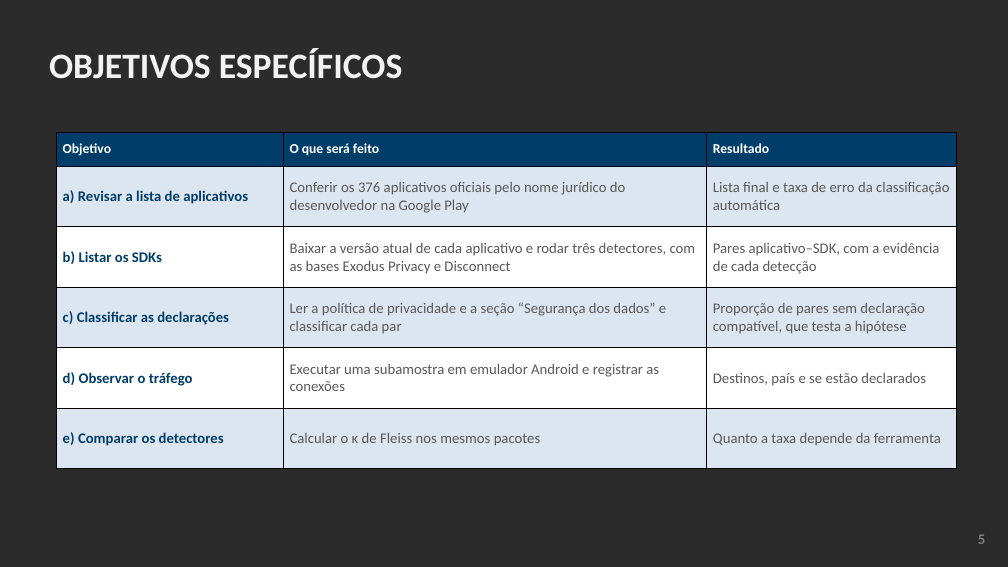
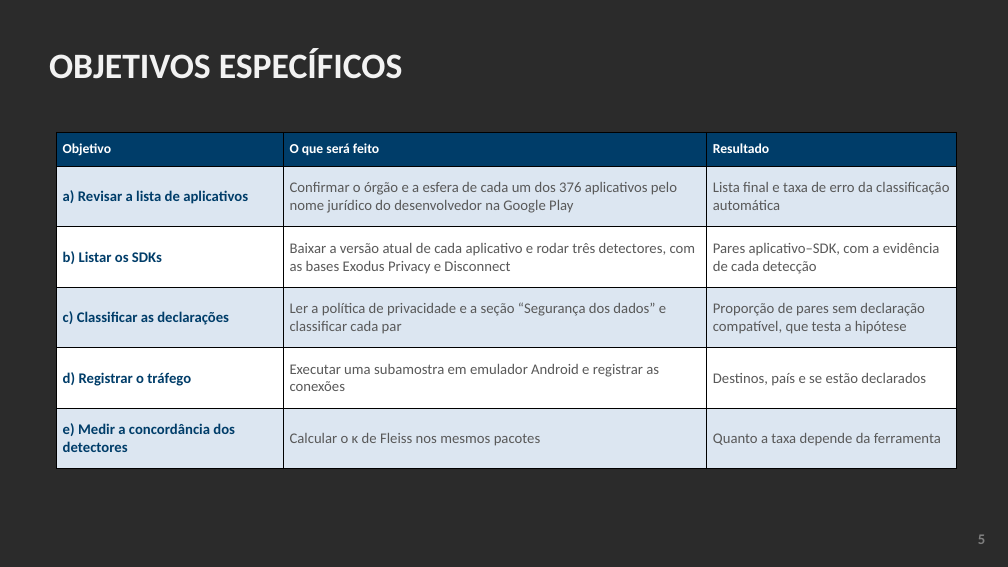
Before and after one commit to ClaudioAMF1/TCC, a slide deck: slide 5 of tcc/apresentacao/apresentacao-defesa-final.pptx. Drawn at 1008x567 pixels with LibreOffice and Linux fonts; fonts in the diff are those of the drawing; background and template pictures are left out; a plain dark background stands for a picture behind light text. Boxes give left, top, right and bottom in pixels: in the first picture for what was removed or moved away, otherwise in the second. Text is boxed around its words. In the diff, an @@ line names an element or a change of style, - is before the commit and + after.

```diff
--- a/tcc/apresentacao/apresentacao-defesa-final.pptx
+++ b/tcc/apresentacao/apresentacao-defesa-final.pptx
@@ table at [57, 132, 957, 469] @@
-row 2, column 2: Conferir os 376 aplicativos oficiais pelo nome jurídico do desenvolvedor na Google Play
+row 2, column 2: Confirmar o órgão e a esfera de cada um dos 376 aplicativos pelo nome jurídico do desenvolvedor na Google Play
-row 5, column 1: d) Observar o tráfego
+row 5, column 1: d) Registrar o tráfego
-row 6, column 1: e) Comparar os detectores
+row 6, column 1: e) Medir a concordância dos detectores
```
Also in this commit, not shown: 7 other slides changed, 7 other files.
